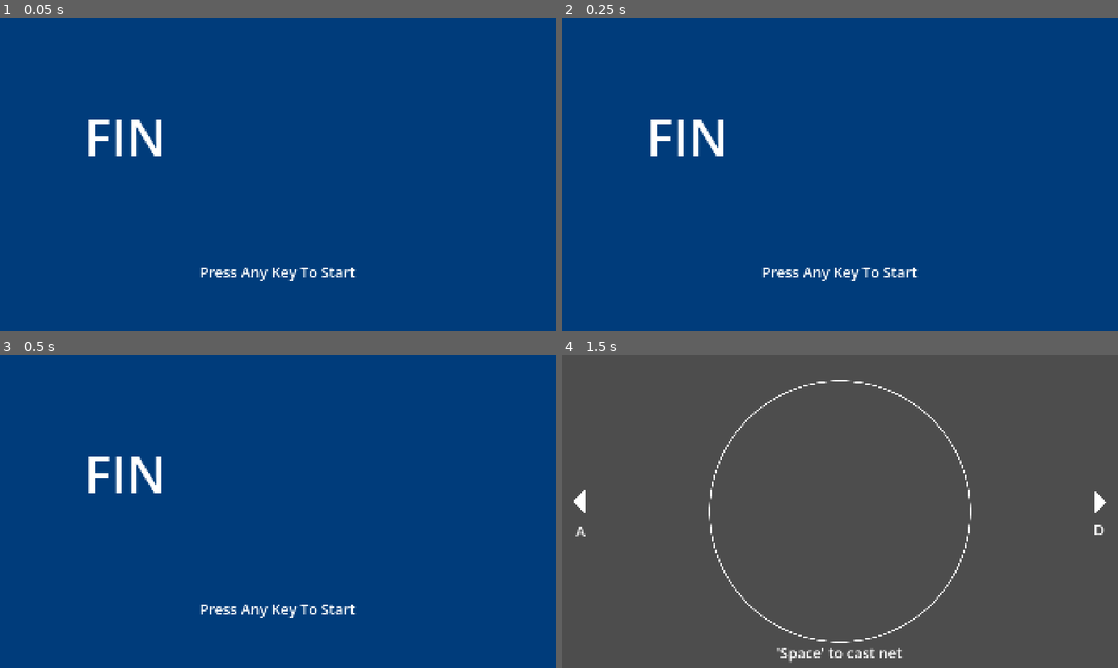
Above: before the commit, frames 1-4 (two rows, left to right).
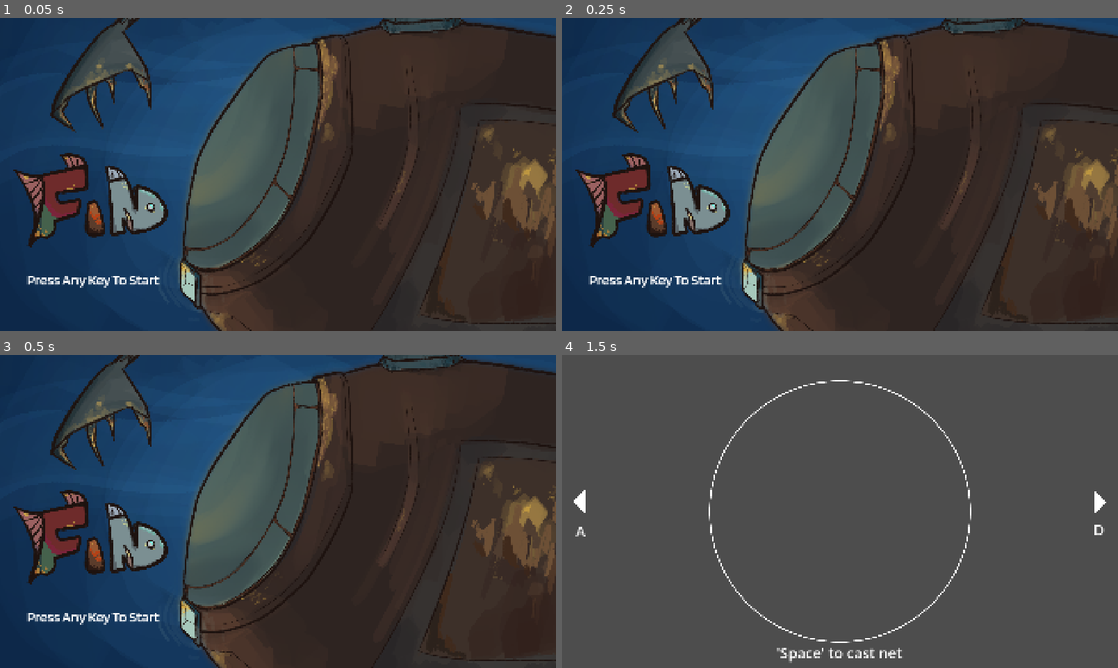
Above: after the commit, the same moments.

Repository: arsh-gupta-8/Game-Jam
Game: Godot game, scene res://Scenes/game.tscn
Two runs of this game, one before a commit and one after it. Both use one fixed random seed, a clock stepped at 60 frames per second and the inputs below.
Inputs (mouse positions are in pixels of both pictures, inside the frame that each line leads up to):
- Up to frame 1 (0.05 s): no input
- Up to frame 2 (0.25 s): no input
- Up to frame 3 (0.5 s): no input
- Up to frame 4 (1.5 s): tap Enter (ui_accept) at 0.5, 0.77, 1.25 s; move the mouse to (962, 495) at 0.52 s; hold D (switch_right) 0.53-1.28 s; click (962, 495) at 0.67 s; move the mouse to (728, 527) at 1.27 s; hold A (switch_left) from 1.28 s (still down)

The runs differ from the first frame. In frame 1, 97% of the frame differs, in the area x 0-100%, y 0-100%; in frame 2, 97%; in frame 3, 97%; in frame 4, nothing differs.

Commit message:
Added Art + Animations to Menu

Diff:
--- a/Scenes/menu.tscn
+++ b/Scenes/menu.tscn
@@ -1,35 +1,178 @@
 [gd_scene format=3 uid="uid://bb764aojp2i6a"]
+
+[ext_resource type="Texture2D" uid="uid://doo2m82d1l8gs" path="res://Assets/Water_Background.PNG" id="1_158mb"]
+[ext_resource type="Texture2D" uid="uid://boa5w0y6lwv2b" path="res://Assets/Startscreen_ship.PNG" id="2_wwsa2"]
+[ext_resource type="Texture2D" uid="uid://dom4ljatnmyyg" path="res://Assets/Startscreen_claw.PNG" id="3_jsrd8"]
+[ext_resource type="Texture2D" uid="uid://bpk7yjugog7qd" path="res://Assets/FIN_logo.PNG" id="4_wbdvm"]
+[ext_resource type="FontFile" uid="uid://bakamp5lra8i8" path="res://Assets/Blinker-SemiBold.ttf" id="4_wwsa2"]
+
+[sub_resource type="Animation" id="Animation_158mb"]
+length = 0.001
+tracks/0/type = "value"
+tracks/0/imported = false
+tracks/0/enabled = true
+tracks/0/path = NodePath("Submarine:position")
+tracks/0/interp = 1
+tracks/0/loop_wrap = true
+tracks/0/keys = {
+"times": PackedFloat32Array(0),
+"transitions": PackedFloat32Array(1),
+"update": 0,
+"values": [Vector2(898, 552)]
+}
+tracks/1/type = "value"
+tracks/1/imported = false
+tracks/1/enabled = true
+tracks/1/path = NodePath("Submarine:rotation")
+tracks/1/interp = 1
+tracks/1/loop_wrap = true
+tracks/1/keys = {
+"times": PackedFloat32Array(0),
+"transitions": PackedFloat32Array(1),
+"update": 0,
+"values": [0.0]
+}
+
+[sub_resource type="Animation" id="Animation_wwsa2"]
+resource_name = "bob"
+length = 12.0
+loop_mode = 2
+tracks/0/type = "value"
+tracks/0/imported = false
+tracks/0/enabled = true
+tracks/0/path = NodePath("Submarine:position")
+tracks/0/interp = 1
+tracks/0/loop_wrap = true
+tracks/0/keys = {
+"times": PackedFloat32Array(0, 6, 11.999999),
+"transitions": PackedFloat32Array(1, 1, 1),
+"update": 0,
+"values": [Vector2(898, 552), Vector2(898, 590), Vector2(898, 552)]
+}
+tracks/1/type = "value"
+tracks/1/imported = false
+tracks/1/enabled = true
+tracks/1/path = NodePath("Submarine:rotation")
+tracks/1/interp = 1
+tracks/1/loop_wrap = true
+tracks/1/keys = {
+"times": PackedFloat32Array(0, 6, 12),
+"transitions": PackedFloat32Array(1, 1, 1),
+"update": 0,
+"values": [0.0, -0.03490658503988659, 0.0]
+}
+
+[sub_resource type="Animation" id="Animation_jsrd8"]
+resource_name = "claw"
+length = 1.2
+loop_mode = 2
+
+[sub_resource type="AnimationLibrary" id="AnimationLibrary_jsrd8"]
+_data = {
+&"RESET": SubResource("Animation_158mb"),
+&"bob": SubResource("Animation_wwsa2"),
+&"claw": SubResource("Animation_jsrd8")
+}
+
+[sub_resource type="Animation" id="Animation_wbdvm"]
+length = 0.001
+tracks/0/type = "value"
+tracks/0/imported = false
+tracks/0/enabled = true
+tracks/0/path = NodePath("Claw:position")
+tracks/0/interp = 1
+tracks/0/loop_wrap = true
+tracks/0/keys = {
+"times": PackedFloat32Array(0),
+"transitions": PackedFloat32Array(1),
+"update": 0,
+"values": [Vector2(1252, 413)]
+}
+tracks/1/type = "value"
+tracks/1/imported = false
+tracks/1/enabled = true
+tracks/1/path = NodePath("Claw:rotation")
+tracks/1/interp = 1
+tracks/1/loop_wrap = true
+tracks/1/keys = {
+"times": PackedFloat32Array(0),
+"transitions": PackedFloat32Array(1),
+"update": 0,
+"values": [0.0]
+}
+
+[sub_resource type="Animation" id="Animation_q3rjx"]
+resource_name = "claw"
+length = 8.0
+loop_mode = 2
+tracks/0/type = "value"
+tracks/0/imported = false
+tracks/0/enabled = true
+tracks/0/path = NodePath("Claw:position")
+tracks/0/interp = 1
+tracks/0/loop_wrap = true
+tracks/0/keys = {
+"times": PackedFloat32Array(0, 8),
+"transitions": PackedFloat32Array(1, 1),
+"update": 0,
+"values": [Vector2(1252, 413), Vector2(1252, 430)]
+}
+tracks/1/type = "value"
+tracks/1/imported = false
+tracks/1/enabled = true
+tracks/1/path = NodePath("Claw:rotation")
+tracks/1/interp = 1
+tracks/1/loop_wrap = true
+tracks/1/keys = {
+"times": PackedFloat32Array(0, 8),
+"transitions": PackedFloat32Array(1, 1),
+"update": 0,
+"values": [0.0, -0.034906585]
+}
+
+[sub_resource type="AnimationLibrary" id="AnimationLibrary_6swd7"]
+_data = {
+&"RESET": SubResource("Animation_wbdvm"),
+&"claw": SubResource("Animation_q3rjx")
+}
 
 [node name="Menu" type="Node2D" unique_id=1044301759]
 
-[node name="TextureRect" type="TextureRect" parent="." unique_id=1164555362]
-metadata/_edit_use_anchors_ = true
+[node name="Background" type="Sprite2D" parent="." unique_id=533122802]
+position = Vector2(960.00006, 540)
+scale = Vector2(0.75000006, 0.75)
+texture = ExtResource("1_158mb")
 
-[node name="Background" type="ColorRect" parent="TextureRect" unique_id=599649133]
-layout_mode = 0
-offset_right = 1920.0
-offset_bottom = 1080.0
-color = Color(0, 0.23529412, 0.48235294, 1)
-metadata/_edit_use_anchors_ = true
+[node name="Submarine" type="Sprite2D" parent="." unique_id=1329839985]
+position = Vector2(898, 552)
+scale = Vector2(0.83229154, 0.83229154)
+texture = ExtResource("2_wwsa2")
+
+[node name="FIN" type="Sprite2D" parent="." unique_id=797198231]
+position = Vector2(313.00003, 631)
+scale = Vector2(0.45813954, 0.45813954)
+texture = ExtResource("4_wbdvm")
 
 [node name="Label" type="Label" parent="." unique_id=783905738]
-offset_left = 689.0
-offset_top = 842.0
-offset_right = 1227.0
-offset_bottom = 911.0
+offset_left = 53.0
+offset_top = 869.0
+offset_right = 591.0
+offset_bottom = 938.0
+theme_override_fonts/font = ExtResource("4_wwsa2")
 theme_override_font_sizes/font_size = 50
 text = "Press Any Key To Start"
 horizontal_alignment = 1
 vertical_alignment = 1
 metadata/_edit_use_anchors_ = true
 
-[node name="Label2" type="Label" parent="." unique_id=1904213734]
-offset_left = 290.0
-offset_top = 287.0
-offset_right = 575.0
-offset_bottom = 528.0
-theme_override_font_sizes/font_size = 176
-text = "FIN"
-horizontal_alignment = 1
-vertical_alignment = 1
-metadata/_edit_use_anchors_ = true
+[node name="SubmarinePlayer" type="AnimationPlayer" parent="." unique_id=913363461]
+libraries/ = SubResource("AnimationLibrary_jsrd8")
+autoplay = &"bob"
+
+[node name="ClawPlayer" type="AnimationPlayer" parent="." unique_id=710489269]
+libraries/ = SubResource("AnimationLibrary_6swd7")
+autoplay = &"claw"
+
+[node name="Claw" type="Sprite2D" parent="." unique_id=553358040]
+position = Vector2(1252, 413)
+texture = ExtResource("3_jsrd8")
Binary file added: Assets/Blinker-Black.ttf
Not shown, added: Assets/Blinker-Black.ttf.import
Binary file added: Assets/Blinker-Bold.ttf
Not shown, added: Assets/Blinker-Bold.ttf.import
Binary file added: Assets/Blinker-ExtraBold.ttf
Not shown, added: Assets/Blinker-ExtraBold.ttf.import
Binary file added: Assets/Blinker-ExtraLight.ttf
Not shown, added: Assets/Blinker-ExtraLight.ttf.import
Binary file added: Assets/Blinker-Light.ttf
Not shown, added: Assets/Blinker-Light.ttf.import
Binary file added: Assets/Blinker-Regular.ttf
Not shown, added: Assets/Blinker-Regular.ttf.import
(and 22 more such lines)
